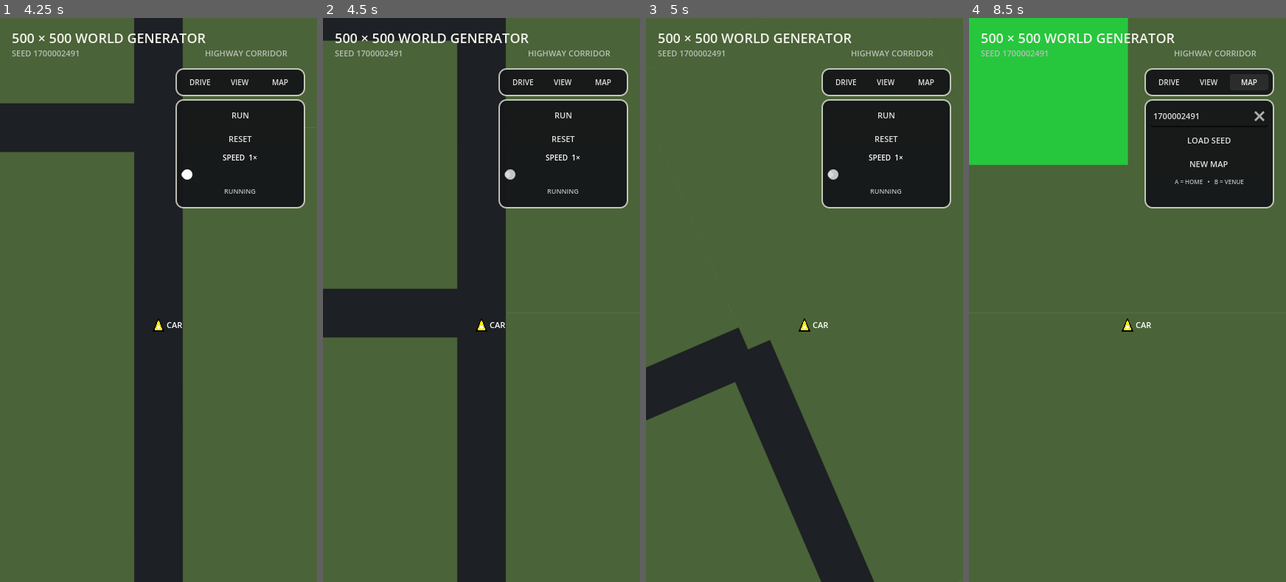
Above: before the commit, frames 1-4 (left to right).
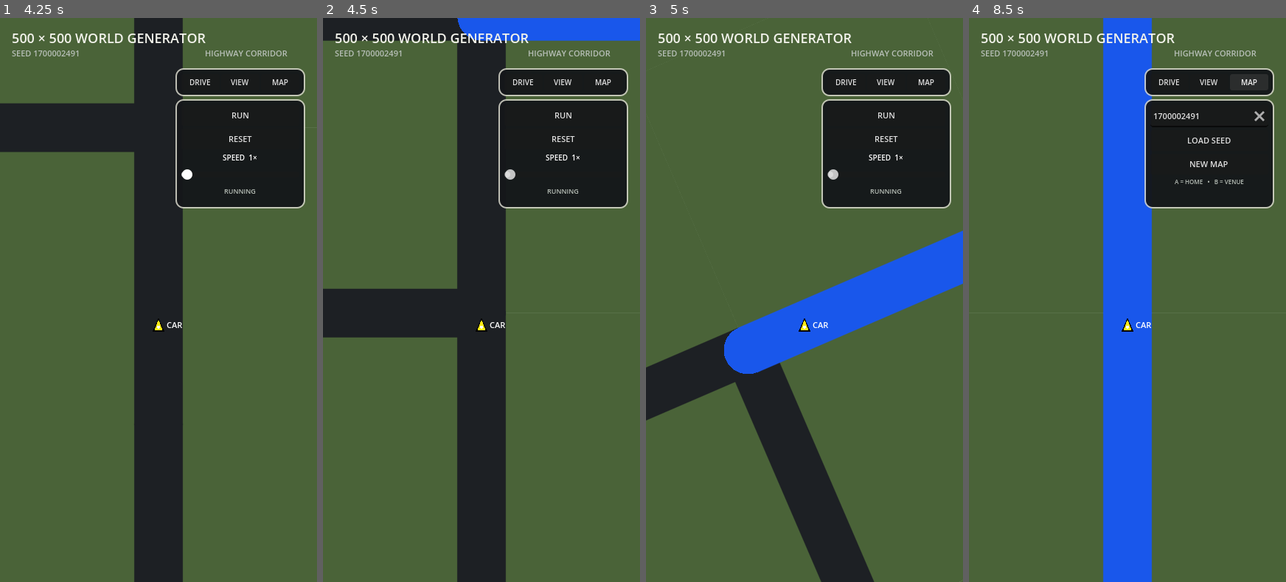
Above: after the commit, the same moments.

Repository: patrickcallahancomedy/comedian
Game: Godot game, scene res://scenes/drive/grid_world_prototype.tscn
Two runs of this game, one before a commit and one after it. Both use one fixed random seed, a clock stepped at 60 frames per second and the inputs below. This scene is started directly instead of the project's main scene.
Inputs (mouse positions are in pixels of both pictures, inside the frame that each line leads up to):
- Up to frame 1 (4.25 s): click "DRIVE" at 0.5 s; click "RUN" at 1.25 s; tap Enter (ui_accept) at 2, 2.27 s; move the mouse to (228, 271) at 2.02 s; hold Right 2.03-2.75 s; tap Space at 2.1, 3.6 s; click (228, 271) at 2.17 s; drag from (95, 328) to (142, 412) at 2.77 s; move the mouse to (190, 175) at 3.52 s; hold Right from 3.53 s (still down)
- Up to frame 2 (4.5 s): release Right at 4.25 s; drag from (465, 412) to (386, 215) at 4.27 s
- Up to frame 3 (5 s): no input
- Up to frame 4 (8.5 s): move the mouse to (1222, 384) at 5.02 s; hold Left 5.03-5.75 s; tap Space at 5.1, 6.6 s; tap Enter (ui_accept) at 5.27 s; drag from (1032, 215) to (1079, 159) at 5.77 s; move the mouse to (1143, 300) at 6.52 s; hold Left 6.53-7.25 s; click (1143, 300) at 6.67 s; click "VIEW" at 7.25 s; click "MAP" at 8 s

Frame 1 is identical in both runs. In frame 2, 2.2% of the frame differs, in the area x 42-100%, y 0-5%; in frame 3, 6.9%; in frame 4, 26%, in the area x 0-58%, y 0-100%.

Commit message:
Restore single-direction highway presentation

Diff:
--- a/godot/scripts/drive/grid_world_map.gd
+++ b/godot/scripts/drive/grid_world_map.gd
@@ -14,7 +14,6 @@
 const RAMP_COLOR := Color(0.90, 0.16, 0.78)
 const ON_RAMP_COLOR := Color(0.15, 0.78, 0.24)
 const HIGHWAY_COLOR := Color(0.84, 0.12, 0.10)
-const OPPOSITE_HIGHWAY_COLOR := Color(0.92, 0.46, 0.08)
 
 const HOME_COLOR := Color(0.18, 0.52, 0.98)
 const VENUE_COLOR := Color(0.84, 0.39, 0.19)
@@ -30,11 +29,6 @@
 const DRIVE_ROTATION_SMOOTH_SPEED := 4.5
 const LEGACY_LOCAL_ROAD_RATIO := 13.0 / 80.0
 const HIGHWAY_LANE_FILL_RATIO := 1.0
-const SHOW_CONNECTORS := false
-const CORRIDOR_GREEN_OFFSET := 40.0
-const CORRIDOR_RED_OUTER_OFFSET := 30.0
-const CORRIDOR_RED_INNER_OFFSET := 20.0
-const CORRIDOR_PINK_OFFSET := 10.0
 
 @export var world_seed: int = 0
 
@@ -370,9 +364,6 @@
 			)
 			var color := ROAD_COLOR
 
-			if road_class == generator.RoadClass.CONNECTOR and not SHOW_CONNECTORS:
-				continue
-
 			match road_class:
 				generator.RoadClass.CITY:
 					width = (
@@ -386,14 +377,17 @@
 					)
 					color = CONNECTOR_COLOR
 				generator.RoadClass.RAMP:
-					_draw_dual_ramp(
-						Vector2(generator.nodes[a]),
-						Vector2(generator.nodes[b]),
-						generator.is_on_ramp_edge(a, b)
+					width = (
+						float(generator.HIGHWAY_LANE_SPACING)
+						* HIGHWAY_LANE_FILL_RATIO
 					)
-					continue
+					color = (
+						ON_RAMP_COLOR
+						if generator.is_on_ramp_edge(a, b)
+						else RAMP_COLOR
+					)
 				generator.RoadClass.HIGHWAY:
-					_draw_dual_highway(
+					_draw_two_lane_highway(
 						Vector2(generator.nodes[a]),
 						Vector2(generator.nodes[b])
 					)
@@ -416,13 +410,6 @@
 			continue
 
 		var road_class := _strongest_node_class(node_id)
-		if (
-			road_class == generator.RoadClass.CONNECTOR
-			or road_class == generator.RoadClass.RAMP
-			or road_class == generator.RoadClass.HIGHWAY
-		):
-			continue
-
 		var radius := (
 			float(generator.NEIGHBORHOOD_SPACING)
 			* LEGACY_LOCAL_ROAD_RATIO
@@ -467,95 +454,49 @@
 			color
 		)
 
-func _draw_dual_highway(start: Vector2, finish: Vector2) -> void:
-	# Full-length carriageways only. The finite green/pink auxiliary lanes
-	# are rendered from the original generated ramp segments below.
+	_draw_auxiliary_merge_nodes()
+
+
+func _draw_two_lane_highway(start: Vector2, finish: Vector2) -> void:
+	# Keep the approved outer lane positions and remove only the center lane.
+	# This preserves the existing car and pink-ramp merge alignment.
+	var lane_spacing := float(generator.HIGHWAY_LANE_CENTER_OFFSET)
 	var perpendicular := Vector2.ZERO
 	if is_equal_approx(start.y, finish.y):
 		perpendicular = Vector2(0.0, 1.0)
 	else:
 		perpendicular = Vector2(1.0, 0.0)
 
-	var lane_width := maxf(
-		1.0,
-		float(generator.HIGHWAY_LANE_SPACING)
-		* HIGHWAY_LANE_FILL_RATIO
-		* map_scale
-	)
-	var lanes := [
-		[-CORRIDOR_RED_OUTER_OFFSET, HIGHWAY_COLOR],
-		[-CORRIDOR_RED_INNER_OFFSET, HIGHWAY_COLOR],
-		[CORRIDOR_RED_INNER_OFFSET, OPPOSITE_HIGHWAY_COLOR],
-		[CORRIDOR_RED_OUTER_OFFSET, OPPOSITE_HIGHWAY_COLOR],
-	]
-
-	for lane in lanes:
-		var lane_offset: float = float(lane[0])
-		var lane_color: Color = lane[1]
-		var offset := perpendicular * lane_offset
+	for lane_offset in [-lane_spacing, lane_spacing]:
+		var offset: Vector2 = perpendicular * float(lane_offset)
 		draw_line(
 			_world_to_screen(start + offset),
 			_world_to_screen(finish + offset),
-			lane_color,
-			lane_width,
+			HIGHWAY_COLOR,
+			maxf(
+				1.0,
+				float(generator.HIGHWAY_LANE_SPACING)
+				* HIGHWAY_LANE_FILL_RATIO
+				* map_scale
+			),
 			true
 		)
 
-	# Offset 0 is intentionally not drawn: it is the one-lane median gap.
-
-
-func _draw_dual_ramp(
-	start: Vector2,
-	finish: Vector2,
-	is_on_ramp: bool
-) -> void:
-	if generator.highway_nodes.size() != 2:
-		return
-
-	# Reuse the original finite ramp geometry. Each generated ramp segment
-	# supplies only its longitudinal run; we mirror that short run across the
-	# two carriageways at the approved 9-lane corridor offsets.
-	var color := ON_RAMP_COLOR if is_on_ramp else RAMP_COLOR
-	var lane_offset := (
-		CORRIDOR_GREEN_OFFSET
-		if is_on_ramp
-		else CORRIDOR_PINK_OFFSET
-	)
-	var highway_a := Vector2(
-		generator.nodes[int(generator.highway_nodes[0])]
-	)
-	var highway_b := Vector2(
-		generator.nodes[int(generator.highway_nodes[1])]
-	)
-	var lane_width := maxf(
-		1.0,
-		float(generator.HIGHWAY_LANE_SPACING)
-		* HIGHWAY_LANE_FILL_RATIO
-		* map_scale
-	)
-
-	if is_equal_approx(highway_a.y, highway_b.y):
-		var center := highway_a.y
-		for side in [-1.0, 1.0]:
-			var lane_y: float = center + side * lane_offset
-			draw_line(
-				_world_to_screen(Vector2(start.x, lane_y)),
-				_world_to_screen(Vector2(finish.x, lane_y)),
-				color,
-				lane_width,
-				true
-			)
-	else:
-		var center := highway_a.x
-		for side in [-1.0, 1.0]:
-			var lane_x: float = center + side * lane_offset
-			draw_line(
-				_world_to_screen(Vector2(lane_x, start.y)),
-				_world_to_screen(Vector2(lane_x, finish.y)),
-				color,
-				lane_width,
-				true
-			)
+
+func _draw_auxiliary_merge_nodes() -> void:
+	for node_value in generator.auxiliary_merge_nodes:
+		var node_id: int = int(node_value)
+		draw_circle(
+			_world_to_screen(Vector2(generator.nodes[node_id])),
+			maxf(
+				1.0,
+				float(generator.HIGHWAY_LANE_SPACING)
+				* HIGHWAY_LANE_FILL_RATIO
+				* 0.5
+				* map_scale
+			),
+			HIGHWAY_COLOR
+		)
 
 
 func _visible_degree(node_id: int) -> int:
